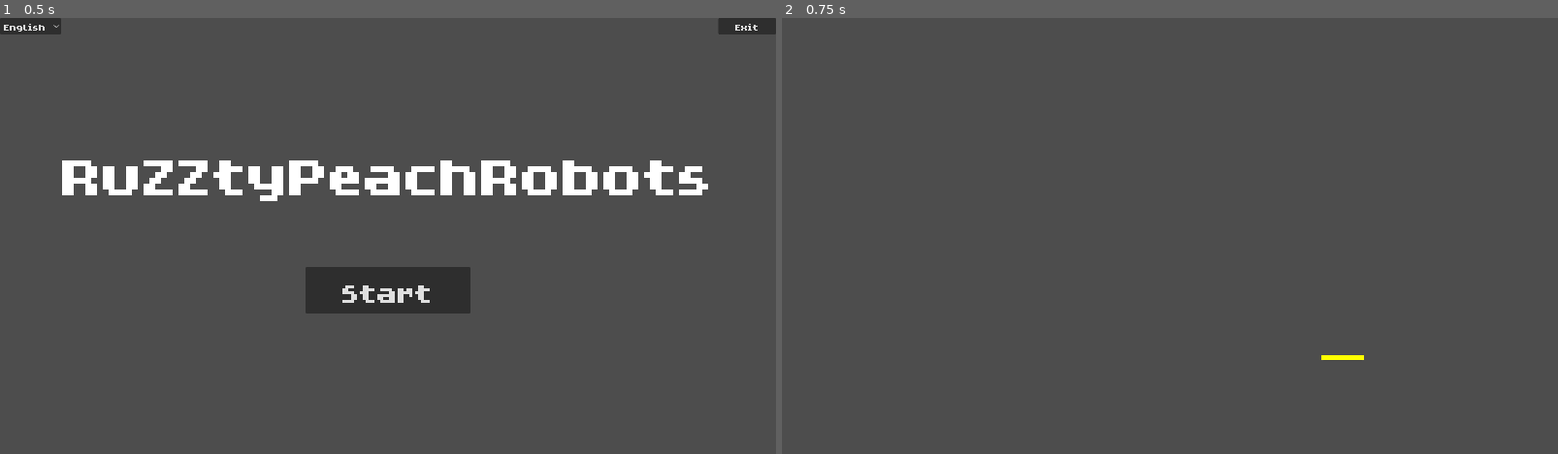
Above: before the commit, frames 1-2 (left to right).
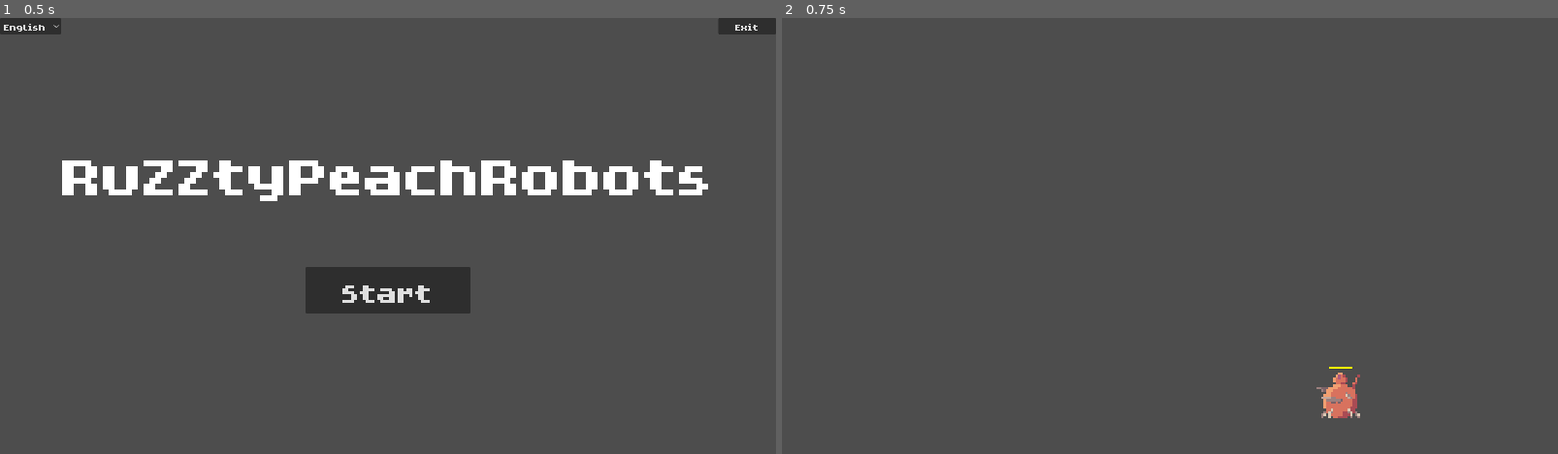
Above: after the commit, the same moments.

Repository: MarianPoirot/Gamejam
Game: Godot game, scene res://Scenes/UI/Opening.tscn
Two runs of this game, one before a commit and one after it. Both use one fixed random seed, a clock stepped at 60 frames per second and the inputs below.
Inputs:
- Up to frame 1 (0.5 s): no input
- Up to frame 2 (0.75 s): click "Start" at 0.5 s

Frame 1 is identical in both runs. In frame 2, 0.4% of the frame differs, in the area x 68-75%, y 77-92%.

Commit message:
Added player detection and sprite to mob

Diff:
--- a/Scenes/Player/Mob.tscn
+++ b/Scenes/Player/Mob.tscn
@@ -1,16 +1,34 @@
-[gd_scene load_steps=7 format=3 uid="uid://b7awc2t6y5lh8"]
+[gd_scene load_steps=9 format=3 uid="uid://b7awc2t6y5lh8"]
 
 [ext_resource type="Script" path="res://Scripts/Player/Mob.gd" id="1_174si"]
+[ext_resource type="Texture2D" uid="uid://vxwkqyffoqok" path="res://Assets/Sprites/robot.png" id="2_xn76b"]
 [ext_resource type="Script" path="res://Scripts/UI/MobHealth.gd" id="2_ypcng"]
 
-[sub_resource type="RectangleShape2D" id="RectangleShape2D_8lwos"]
-size = Vector2(88, 120)
+[sub_resource type="SpriteFrames" id="SpriteFrames_d1ac5"]
+animations = [{
+"frames": [],
+"loop": true,
+"name": &"attack",
+"speed": 5.0
+}, {
+"frames": [{
+"duration": 1.0,
+"texture": ExtResource("2_xn76b")
+}],
+"loop": true,
+"name": &"idle",
+"speed": 5.0
+}]
 
-[sub_resource type="RectangleShape2D" id="RectangleShape2D_2jo6s"]
-size = Vector2(72, 104)
+[sub_resource type="RectangleShape2D" id="RectangleShape2D_g3f1i"]
+size = Vector2(70, 95)
 
-[sub_resource type="RectangleShape2D" id="RectangleShape2D_2kubu"]
-size = Vector2(88, 120)
+[sub_resource type="CapsuleShape2D" id="CapsuleShape2D_2wjy5"]
+radius = 34.0
+height = 96.0
+
+[sub_resource type="CircleShape2D" id="CircleShape2D_yx5j6"]
+radius = 37.2156
 
 [sub_resource type="RectangleShape2D" id="RectangleShape2D_ckmpu"]
 size = Vector2(768, 184)
@@ -20,40 +38,44 @@
 collision_mask = 25
 script = ExtResource("1_174si")
 
+[node name="AnimatedSprite2D" type="AnimatedSprite2D" parent="."]
+scale = Vector2(5, 5)
+sprite_frames = SubResource("SpriteFrames_d1ac5")
+animation = &"idle"
+
 [node name="CollisionShape2D" type="CollisionShape2D" parent="."]
-position = Vector2(4, -4)
-shape = SubResource("RectangleShape2D_8lwos")
-
-[node name="AnimatedSprite2D" type="AnimatedSprite2D" parent="."]
+position = Vector2(0, 2.5)
+shape = SubResource("RectangleShape2D_g3f1i")
 
 [node name="Hurtbox" type="Area2D" parent="."]
 collision_layer = 8
 collision_mask = 6
 
 [node name="CollisionHurtbox" type="CollisionShape2D" parent="Hurtbox"]
-position = Vector2(4, -4)
-shape = SubResource("RectangleShape2D_2jo6s")
+position = Vector2(0, 5)
+shape = SubResource("CapsuleShape2D_2wjy5")
 debug_color = Color(0.192157, 0.643137, 0, 0.419608)
 
 [node name="Hitbox" type="Area2D" parent="."]
 collision_layer = 8
 
 [node name="CollisionHitbox" type="CollisionShape2D" parent="Hitbox"]
-position = Vector2(4, -4)
-shape = SubResource("RectangleShape2D_2kubu")
+position = Vector2(0, 16)
+shape = SubResource("CircleShape2D_yx5j6")
 debug_color = Color(0.996078, 0, 0.196078, 0.419608)
 
 [node name="MobBar" type="ProgressBar" parent="."]
-offset_left = -40.0
-offset_top = -80.0
-offset_right = 48.0
-offset_bottom = -69.0
+offset_left = -24.0
+offset_top = -56.0
+offset_right = 25.0
+offset_bottom = -51.0
 max_value = 1000.0
 step = 1.0
 show_percentage = false
 script = ExtResource("2_ypcng")
 
 [node name="DetectionArea" type="Area2D" parent="."]
+visible = false
 collision_layer = 0
 
 [node name="CollisionDetection" type="CollisionShape2D" parent="DetectionArea"]
@@ -61,5 +83,5 @@
 shape = SubResource("RectangleShape2D_ckmpu")
 debug_color = Color(0.811765, 0.00392157, 0.980392, 0.419608)
 
-[connection signal="area_entered" from="DetectionArea" to="." method="_on_area_2d_area_entered"]
-[connection signal="area_exited" from="DetectionArea" to="." method="_on_area_2d_area_exited"]
+[connection signal="body_entered" from="DetectionArea" to="." method="_on_detection_area_body_entered"]
+[connection signal="body_exited" from="DetectionArea" to="." method="_on_detection_area_body_exited"]
--- a/Scripts/Player/Mob.gd
+++ b/Scripts/Player/Mob.gd
@@ -1,8 +1,10 @@
 extends Node
 
 @export var base_health = 1000
+@export var speed = 10
 var health = base_health
 var attack=false
+var direction = Vector2.ZERO
 
 # Called when the node enters the scene tree for the first time.
 func _ready():
@@ -18,8 +20,10 @@
 	$MobBar.add_theme_stylebox_override("fill", sb)
 	sb.bg_color = Color(r, g, 0)
 
-func _on_area_2d_area_entered(area):
+func _on_detection_area_body_entered(body):
 	attack=true
+	direction = $MobBar.position.direction_to(body.position)
+	$MobBar.move_and_slide(direction*speed)
 
-func _on_area_2d_area_exited(area):
+func _on_detection_area_body_exited(body):
 	attack=false
